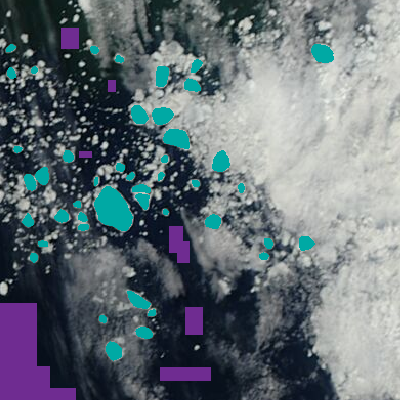
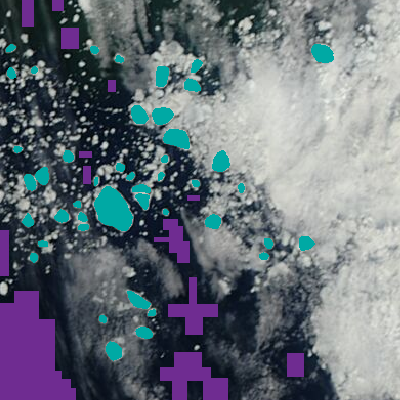
Layers edited between the first and the second 400x400 image:
painted on "water samples" (2nd of 2) over [0, 0, 304, 400]
